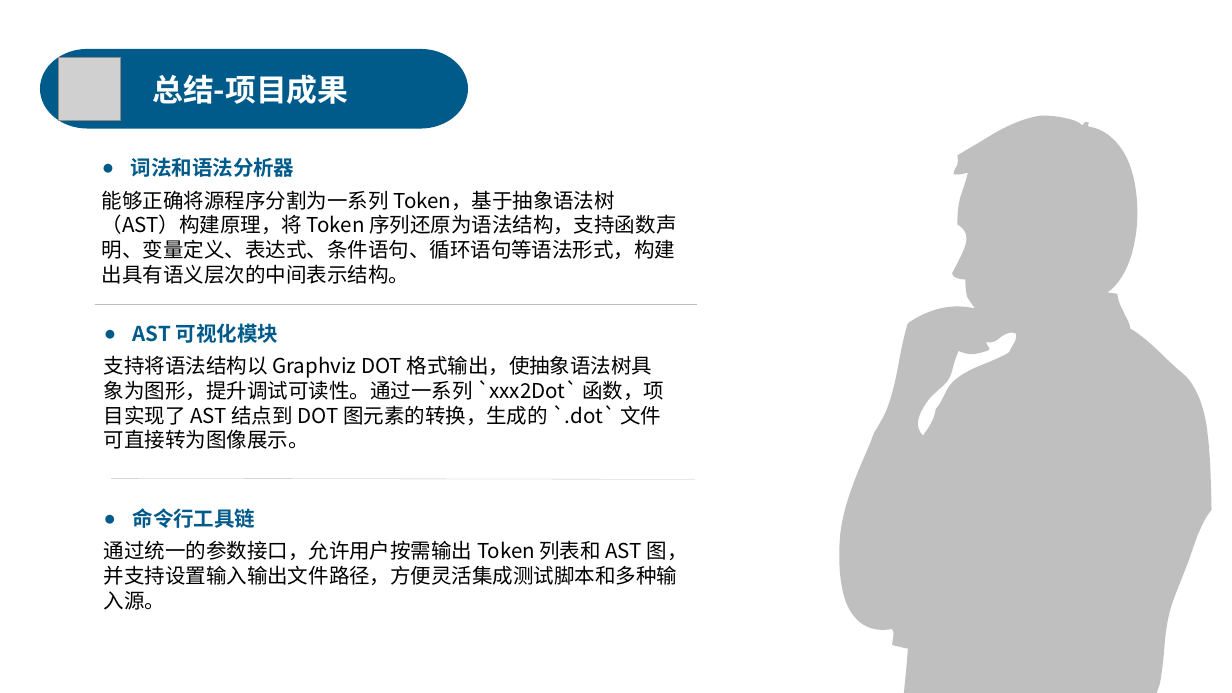
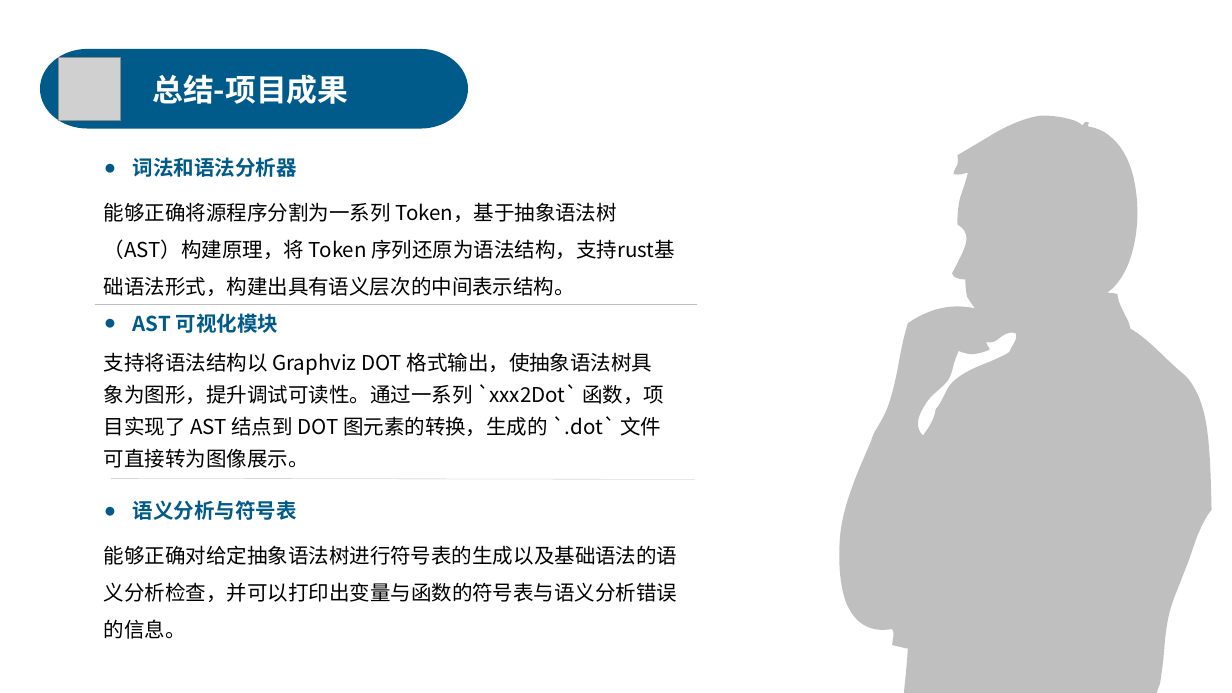
Before and after one commit to anxi710/compiler-principle-project, a slide deck: slide 34 of report/compiler_ppt.pptx (slide 37 before the commit). Drawn at 1232x693 pixels with LibreOffice and Linux fonts; fonts in the diff are those of the drawing; grey boxes stand for pictures. Boxes give left, top, right and bottom in pixels: in the first picture for what was removed or moved away, otherwise in the second. Text is boxed around its words. In the diff, an @@ line names an element or a change of style, - is before the commit and + after.

```diff
--- a/report/compiler_ppt.pptx
+++ b/report/compiler_ppt.pptx
@@ text at [104,202,675,296]: text changed @@
-能够正确将源程序分割为一系列 Token，基于抽象语法树（AST）构建原理，将 Token 序列还原为语法结构，支持函数声明、变量定义、表达式、条件语句、循环语句等语法形式，构建出具有语义层次的中间表示结构。
+能够正确将源程序分割为一系列 Token，基于抽象语法树（AST）构建原理，将 Token 序列还原为语法结构，支持rust基础语法形式，构建出具有语义层次的中间表示结构。
@@ text "AST 可视化模块": place and size @@
-text "AST 可视化模块" at [104,323,664,449]
+text "AST 可视化模块" at [104,313,664,468]
@@ text at [104,352,664,468]: line spacing 1 to 1.3 @@
@@ text removed at [104,508,688,610] @@
-● 命令行工具链
-通过统一的参数接口，允许用户按需输出 Token 列表和 AST 图，并支持设置输入输出文件路径，方便灵活集成测试脚本和多种输入源。
@@ text added at [104,500,677,639], 16 pt, text #000000 @@
+● 语义分析与符号表
+能够正确对给定抽象语法树进行符号表的生成以及基础语法的语义分析检查，并可以打印出变量与函数的符号表与语义分析错误的信息。
```
Also in this commit, not shown: 7 other slides changed, 1 slide added, 4 slides removed.
